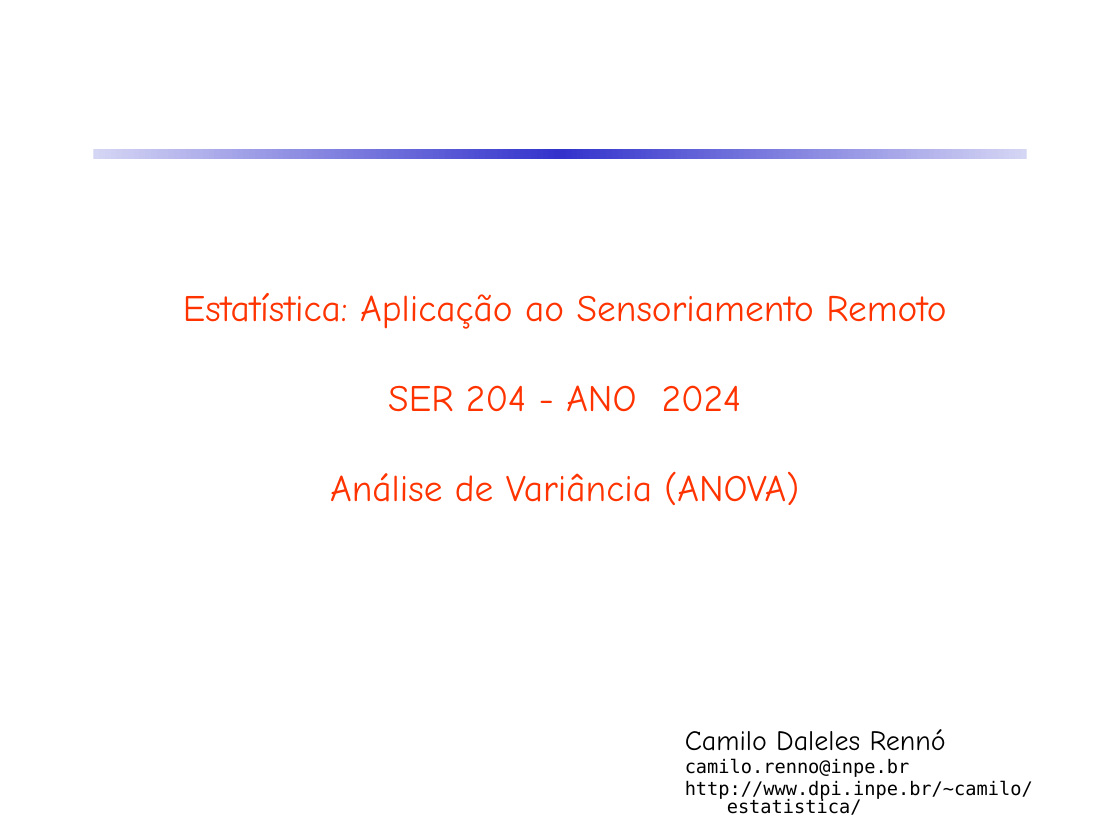
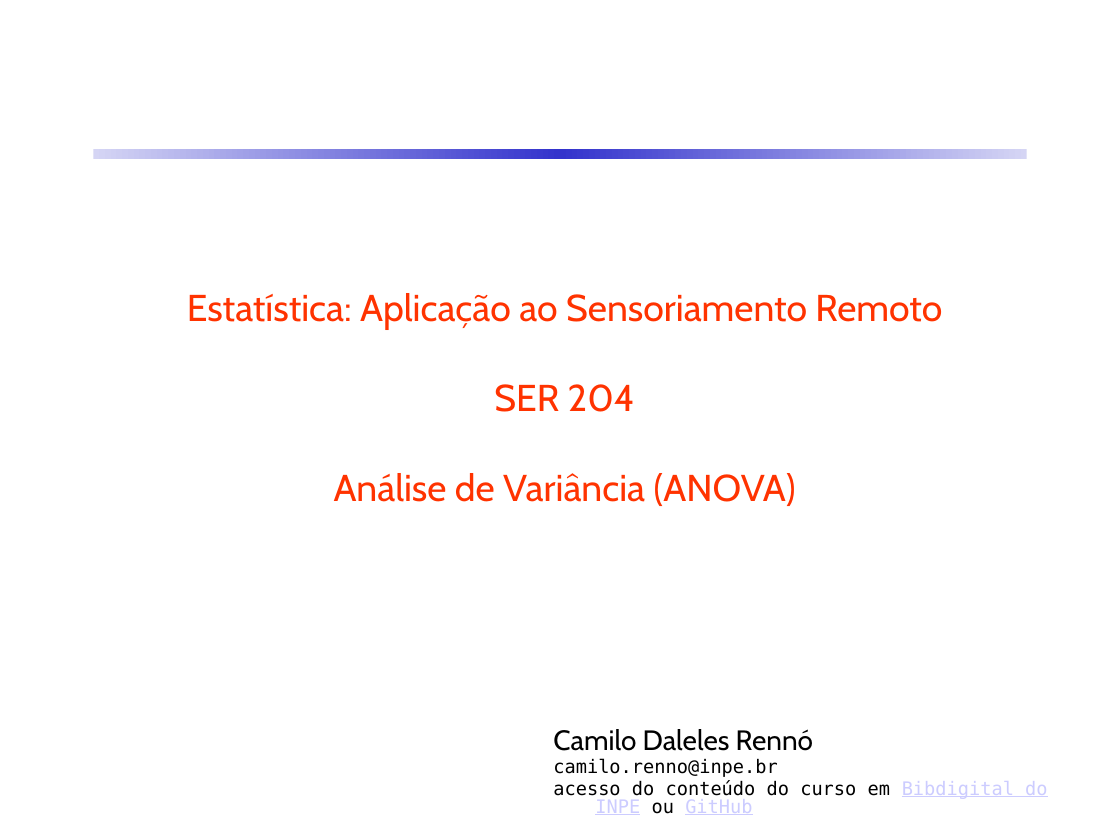
Before and after one commit to CDRenno/Estatistica, a slide deck: slide 1 of ppt/09ANOVA.pptx. Drawn at 1120x840 pixels with LibreOffice and Linux fonts; fonts in the diff are those of the drawing. Boxes give left, top, right and bottom in pixels: in the first picture for what was removed or moved away, otherwise in the second. Text is boxed around its words. In the diff, an @@ line names an element or a change of style, - is before the commit and + after.

```diff
--- a/ppt/09ANOVA.pptx
+++ b/ppt/09ANOVA.pptx
@@ title at [187, 293, 942, 506]: text changed; font Comic Neue to Cabin @@
-Estatística: Aplicação ao Sensoriamento Remoto
-SER 204 - ANO 2024
-Análise de Variância (ANOVA)
+Estatística: Aplicação ao Sensoriamento Remoto
+SER 204
+Análise de Variância (ANOVA)
@@ text "Camilo Daleles Rennó": place and size @@
-text "Camilo Daleles Rennó" at [685, 729, 1033, 815]
+text "Camilo Daleles Rennó" at [553, 729, 1047, 815]
@@ text at [553, 729, 813, 751]: font Comic Neue to Cabin in "Camilo Daleles Rennó" @@
@@ text at [553, 780, 1047, 815]: text changed @@
-http://www.dpi.inpe.br/~camilo/estatistica/
+acesso do conteúdo do curso em Bibdigital do INPE ou GitHub
```
Also in this commit, not shown: 54 other slides changed, 5 other files.
